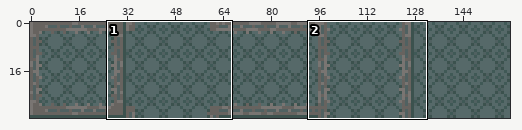
Sprite sheet: modular_zapoc/carpets/cyancarpet.png. Above, an overview of the earlier version with the close-up marked.
Close-up. Before:
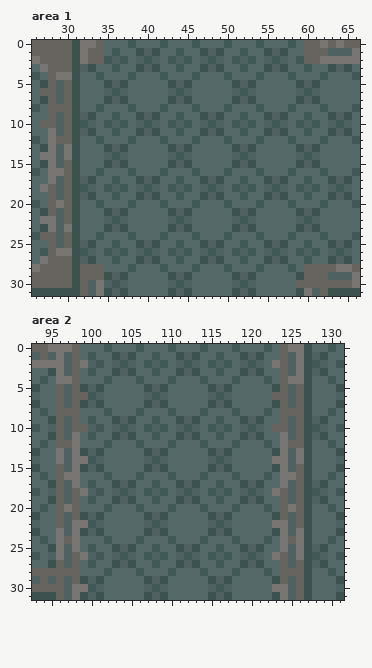
The file is 160x32 pixels. Shown: area 1: x 26..66, y 0..31; area 2: x 93..131, y 0..31.
New version:
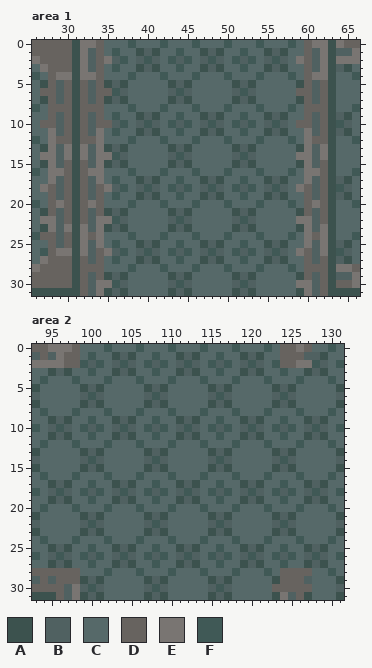
Palette (. is transparent): A #3c524e  B #506161  C #566969  D #67635f  E #797572  F #405956
What changed:
Changed rows in their new state; - is an unchanged pixel.
Area 1:
first column x 32:
 0 -----------------------------E-A
 1 -B---------------------------BEA
 2 -B-E-----------------------E-B-A
 3 EBD-------------------------DBE-
 4 EED-------------------------DEEA
 5 DBD-------------------------DBDA
 6 DBDD-----------------------DD-DA
 7 DBD-------------------------DBDA
 8 DDD-------------------------DDDA
 9 DBD-------------------------DBD-
10 D-DD-----------------------DDBDA
11 DBE-------------------------EBD-
12 DDE-------------------------EDDA
13 EBE-------------------------EBEA
14 EBEE-----------------------EE-EA
15 DBE-------------------------EBDA
16 DEE-------------------------EEDA
17 DBE-------------------------EBD-
18 D-DE-----------------------EDBDA
19 DBD-------------------------DBD-
20 DED-------------------------DEDA
21 DBD-------------------------DBDA
22 DBEE-----------------------EE-DA
23 EBE-------------------------EBEA
24 EDE-------------------------EDEA
25 EBE-------------------------EBE-
26 E-DE-----------------------EDBEA
27 DBD-------------------------DBD-
28 -------------------------------A
29 -B---------------------------B-A
30 ---E-----------------------EEB-A
Area 2:
first column x 96:
 0 -----------------------------D-D
 1 -D---------------------------DDB
 2 -D-F-----------------------F-D-E
 3 BAC-------------------------FCC-
 4 CCF-------------------------CCFC
 5 CCC-------------------------BACC
 6 CCCB-----------------------BF-CC
 7 CCC-------------------------BACC
 8 CCF-------------------------CCFC
 9 BAC-------------------------FCC-
10 F-CF-----------------------FBFCB
11 BAC-------------------------FCC-
12 CCF-------------------------CCFC
13 CCC-------------------------BACC
14 CCCB-----------------------BF-CC
15 CCC-------------------------BACC
16 CCF-------------------------CCFC
17 BAC-------------------------FCC-
18 F-CF-----------------------FBFCB
19 BAC-------------------------FCC-
20 CCF-------------------------CCFC
21 CCC-------------------------BACC
22 CCCB-----------------------BF-CC
23 CCC-------------------------BACC
24 CCF-------------------------CCFC
25 BAC-------------------------FCC-
26 F-CF-----------------------FBFCB
27 BAC-------------------------FCC-
28 -------------------------------D
29 -D---------------------------D-B
30 ---B-----------------------DDD-D
